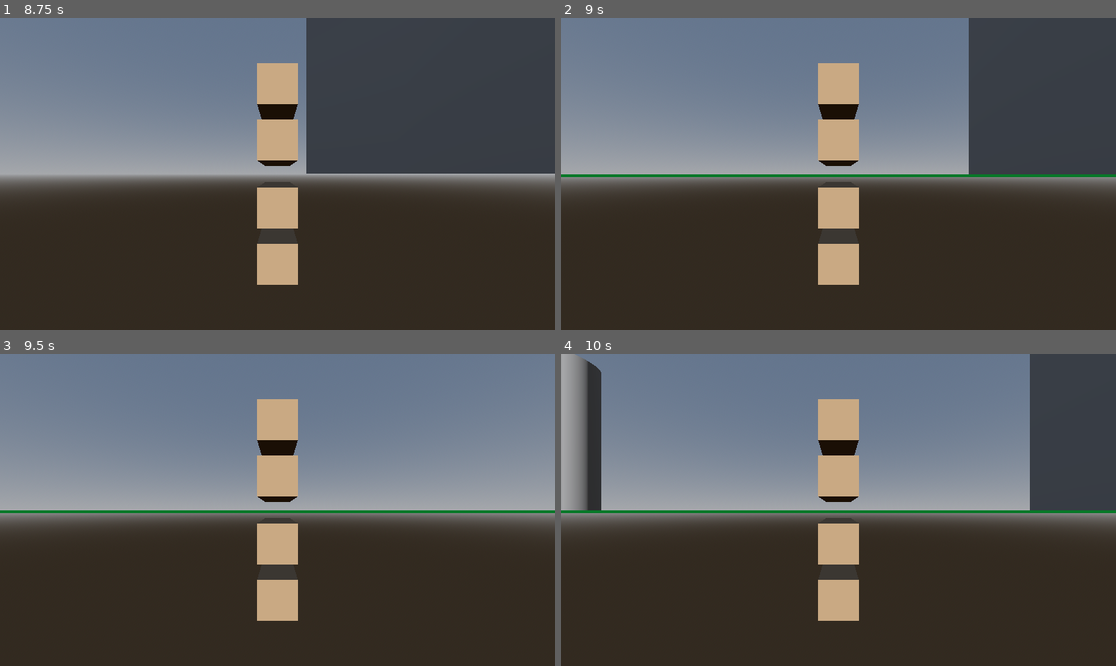
Above: before the commit, frames 1-4 (two rows, left to right).
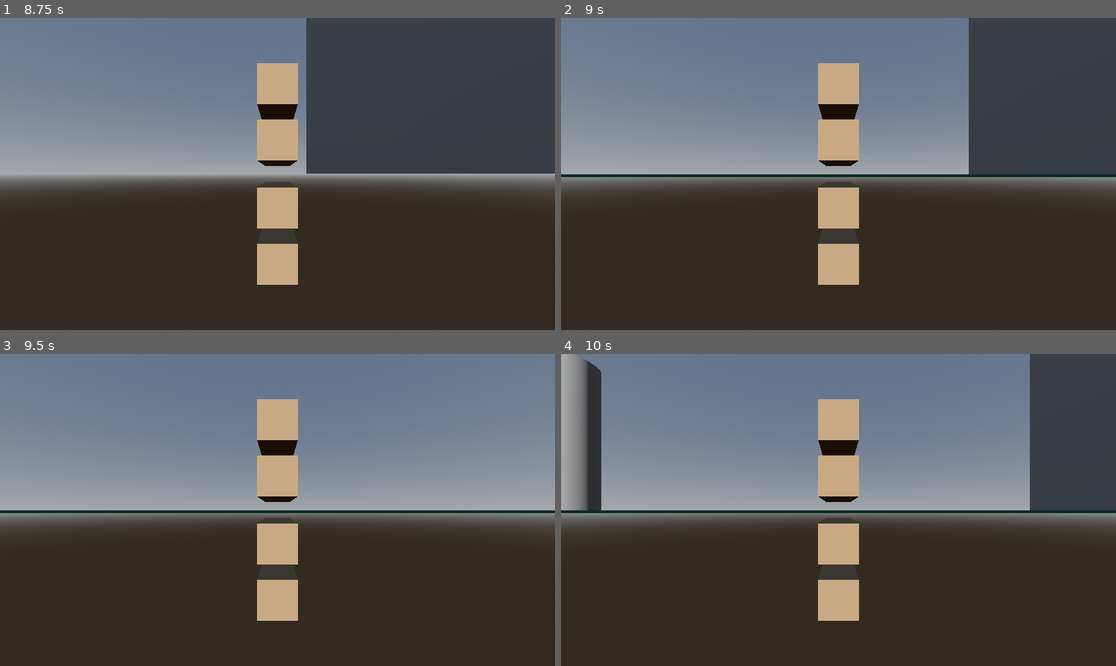
Above: after the commit, the same moments.

Repository: miloszmn7/rwr
Game: Godot game, scene res://main.tscn
The game is run twice, just before and just after one commit, with the same random seed, the same clock (stepped at 60 frames per second) and the same inputs.
Inputs:
- Up to frame 1 (8.75 s): tap Enter at 0.5, 6.5 s; hold Right (ui_right) 0.53-1.28 s; hold Down (ui_down) 1.28-2.03 s; hold Right (ui_right) 2.03-2.78 s; tap Space at 2.75 s; hold Up (ui_up) 2.78-3.53 s; hold Left (ui_left) 3.53-5.03 s; hold Down (ui_down) 5.03-5.78 s; hold Right (ui_right) 5.78-6.53 s; hold Up (ui_up) 6.53-7.28 s; hold Right (ui_right) 7.28-8.03 s; hold Down (ui_down) from 8.03 s (still down)
- Up to frame 2 (9 s): release Down (ui_down) at 8.78 s; hold Left (ui_left) from 8.78 s (still down)
- Up to frame 3 (9.5 s): keep holding Left (ui_left)
- Up to frame 4 (10 s): release Left (ui_left) at 9.53 s; hold Up (ui_up) from 9.53 s (still down)

Frame 1 is identical in both runs. In frame 2, 0.9% of the frame differs, in the area x 0-100%, y 50-52%; in frame 3, 0.9%; in frame 4, 0.9%.

Commit message:
Sceneria i rece, teleportacja i chodzenie

Diff:
--- a/project_files/main.tscn
+++ b/project_files/main.tscn
@@ -6,7 +6,7 @@
 [ext_resource type="Script" uid="uid://c68csvyk47nus" path="res://teleport.gd" id="3_h2yge"]
 
 [sub_resource type="StandardMaterial3D" id="StandardMaterial3D_lquwl"]
-albedo_color = Color(0.039215688, 1, 0.2784314, 1)
+albedo_color = Color(0.039215688, 0.3882353, 0.2784314, 1)
 
 [sub_resource type="PlaneMesh" id="PlaneMesh_ig7tw"]
 material = SubResource("StandardMaterial3D_lquwl")
Not shown, changed: docs/index.pck
